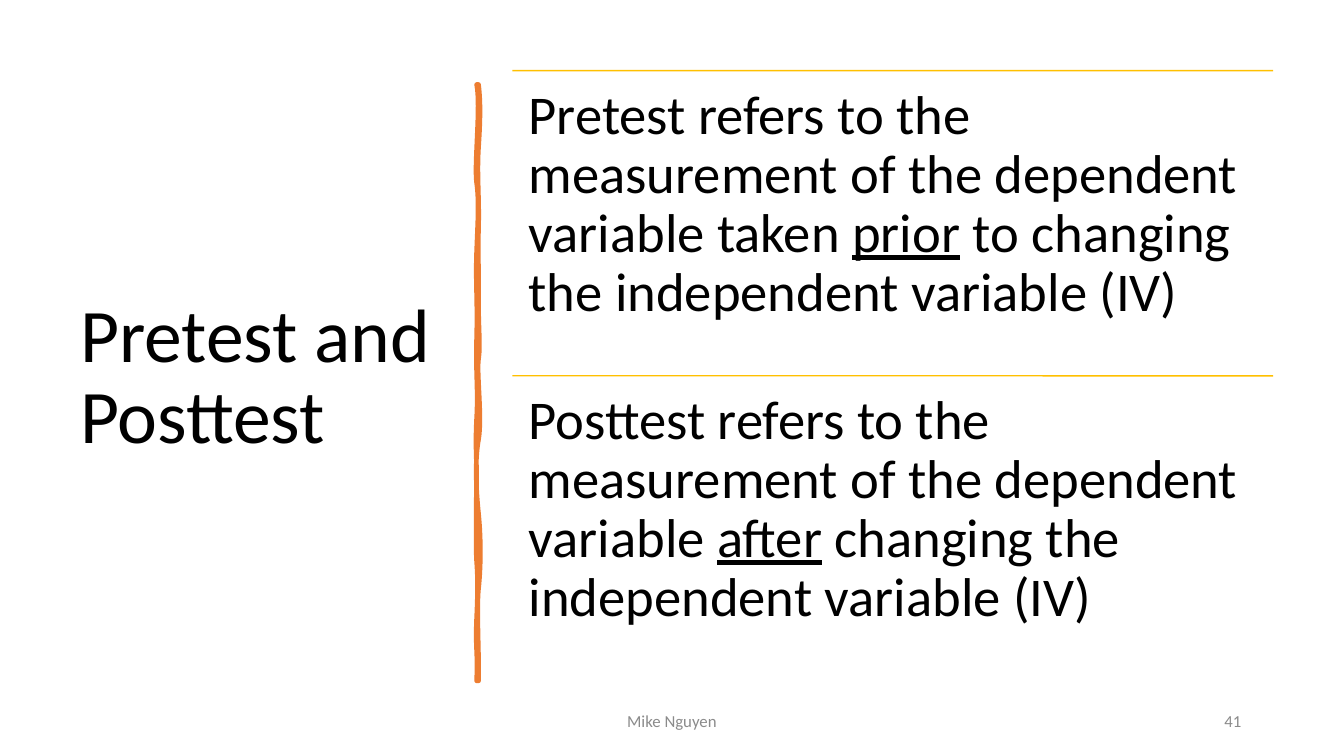
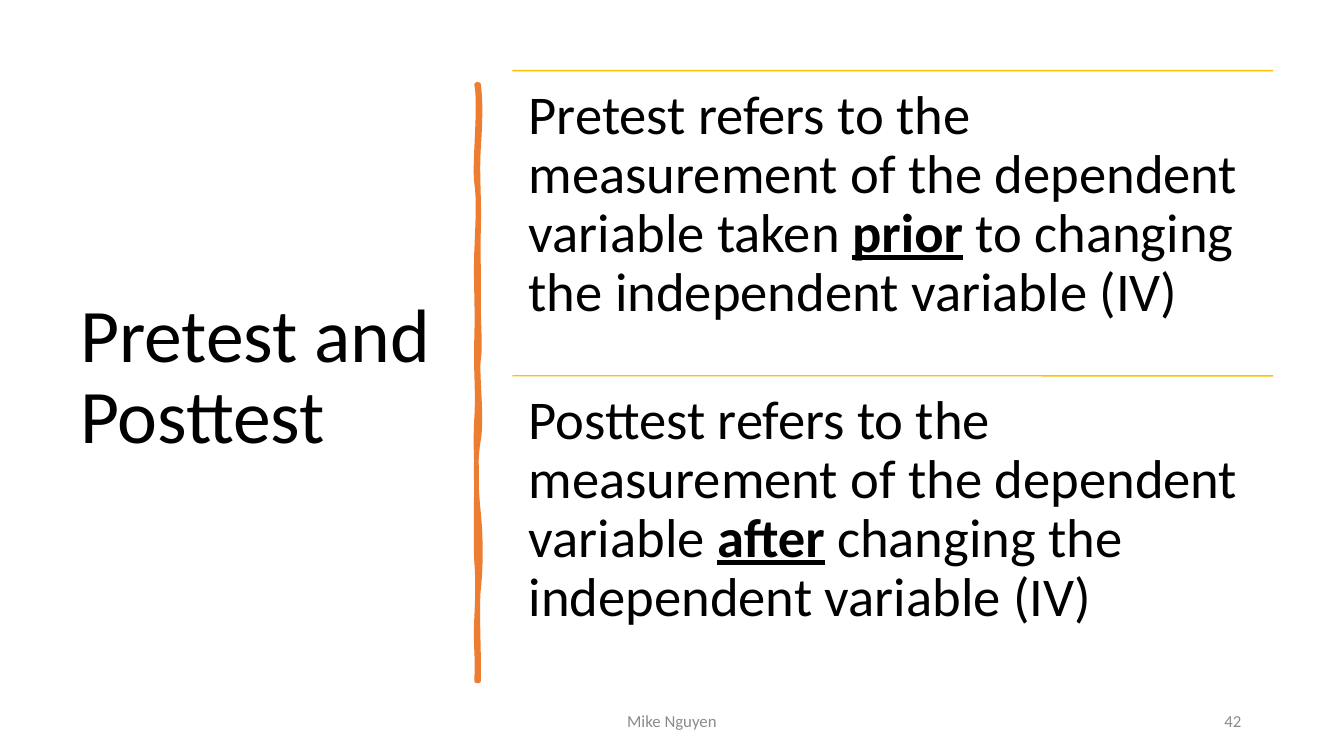
Before and after one commit to mikenguyen13/mar4050_S23_1, a slide deck: slide 42 of lectures/2/1_Research Design.pptx (slide 41 before the commit). Drawn at 1344x756 pixels with LibreOffice and Linux fonts; fonts in the diff are those of the drawing. Boxes give left, top, right and bottom in pixels: in the first picture for what was removed or moved away, otherwise in the second. Text is boxed around its words. In the diff, an @@ line names an element or a change of style, - is before the commit and + after.

```diff
--- a/lectures/2/1_Research Design.pptx
+++ b/lectures/2/1_Research Design.pptx
@@ text "Pretest refers to the measurement ..." at [529,96,1238,320]: bold on in "prior" @@
@@ text "Posttest refers to the measurement ..." at [529,401,1238,625]: bold on in "after" @@
@@ page number at [1224,716,1241,727]: text changed @@
-41
+42
```
Also in this commit, not shown: 4 other slides changed, 3 slides added, 2 other files.
